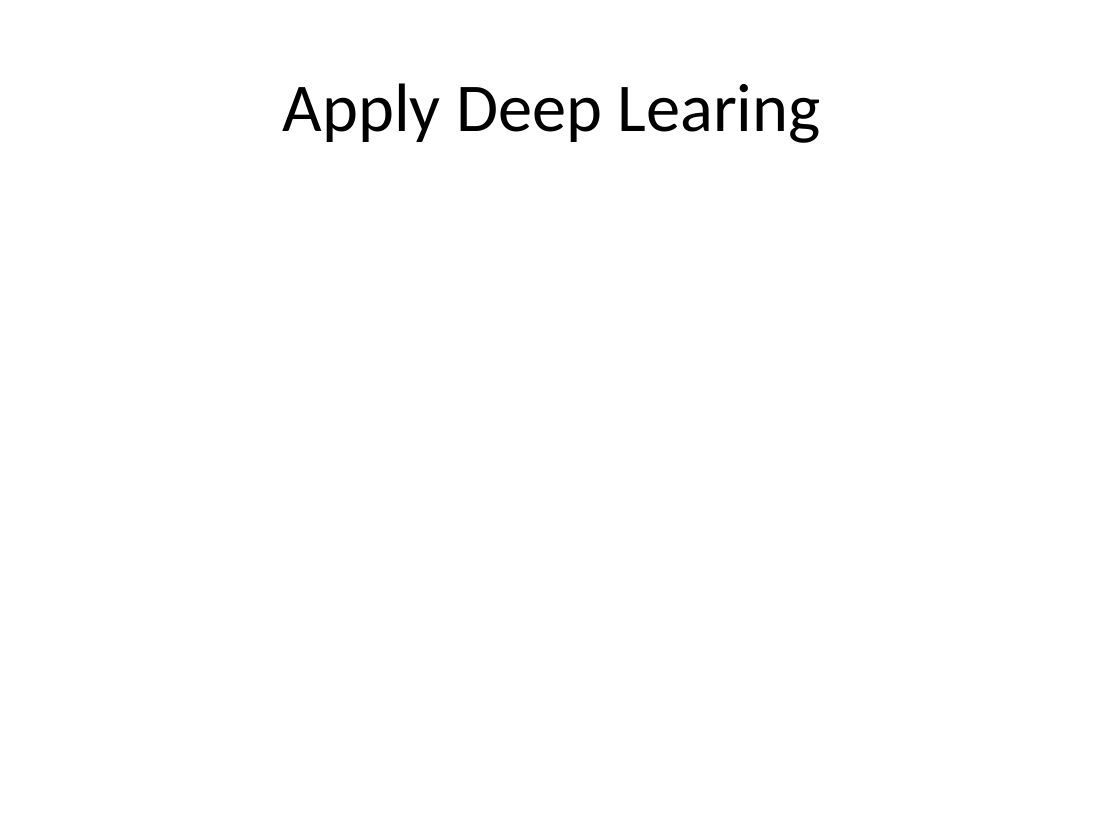
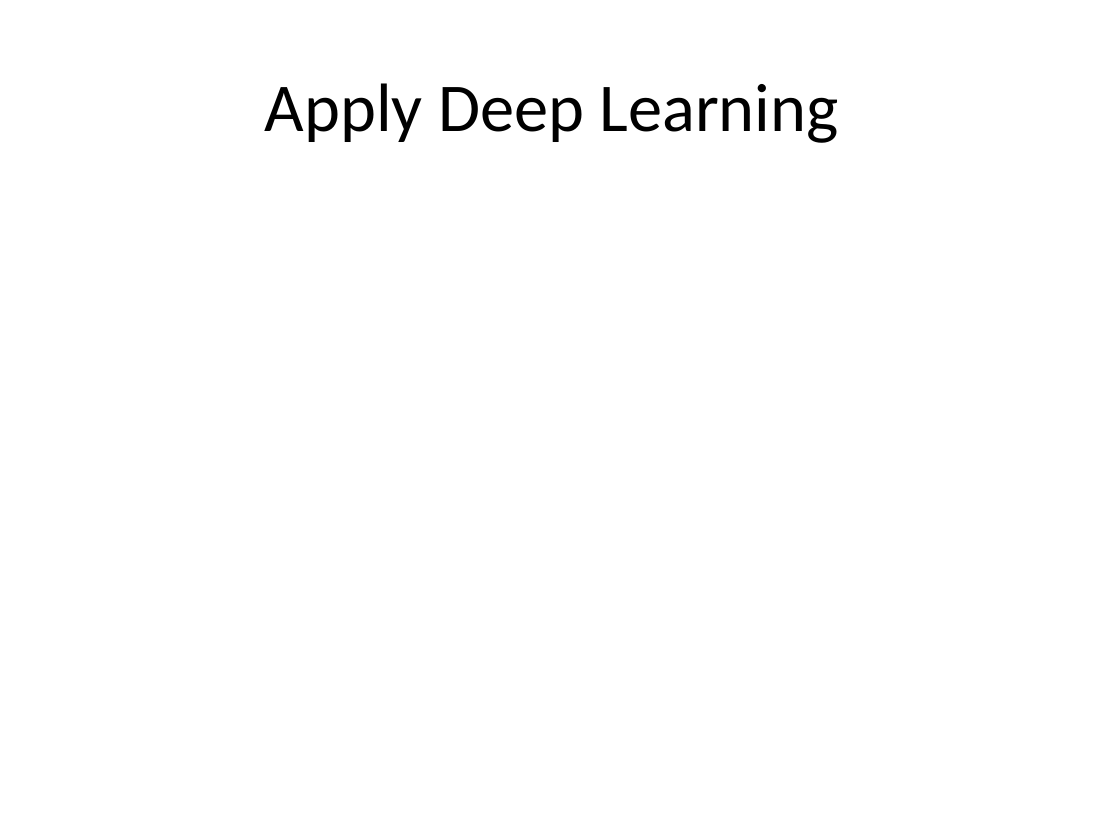
Before and after one commit to rahulbudholiya/DLWorkshop, a slide deck: slide 5 of presentation/Lecture 1 Deep learning/DL Presentation.pptx (slide 2 before the commit). Drawn at 1120x840 pixels with LibreOffice and Linux fonts; fonts in the diff are those of the drawing. Boxes give left, top, right and bottom in pixels: in the first picture for what was removed or moved away, otherwise in the second. Text is boxed around its words. In the diff, an @@ line names an element or a change of style, - is before the commit and + after.

```diff
--- a/presentation/Lecture 1 Deep learning/DL Presentation.pptx
+++ b/presentation/Lecture 1 Deep learning/DL Presentation.pptx
@@ title at [265,83,839,143]: text changed @@
-Apply Deep Learing
+Apply Deep Learning
```
Also in this commit, not shown: 1 other slide changed, 9 slides added, 1 slide removed.
